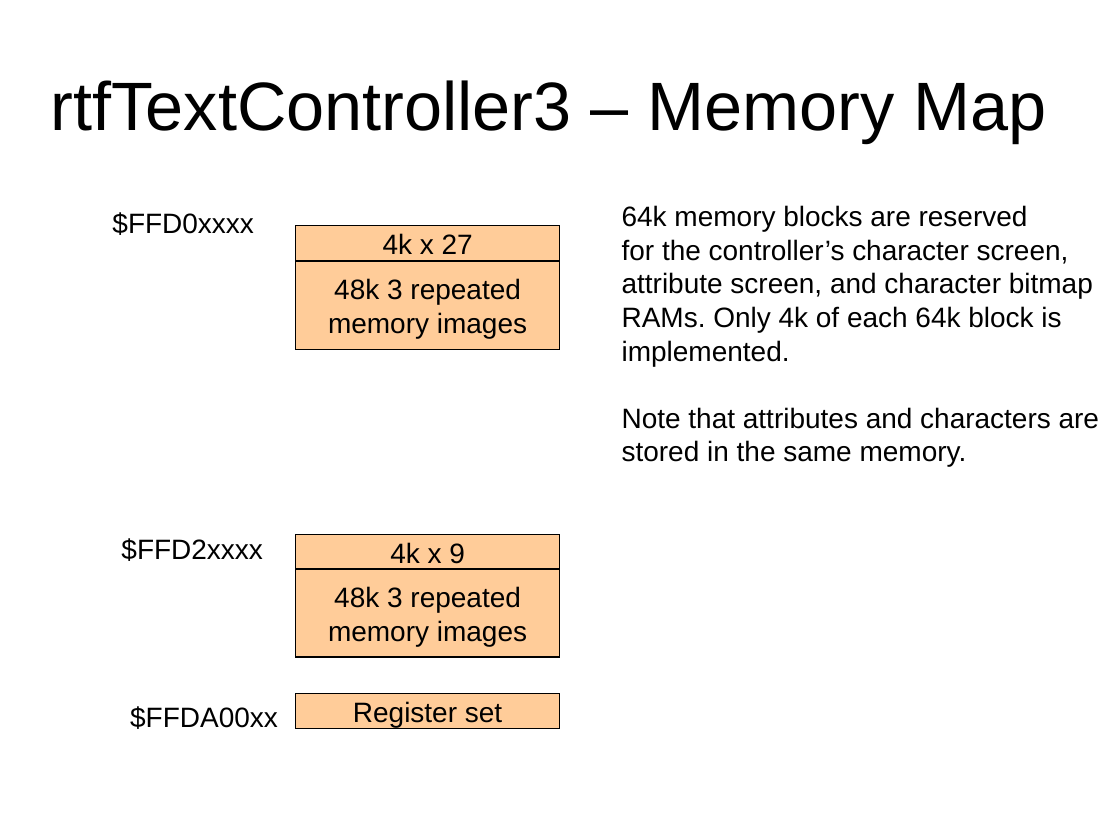
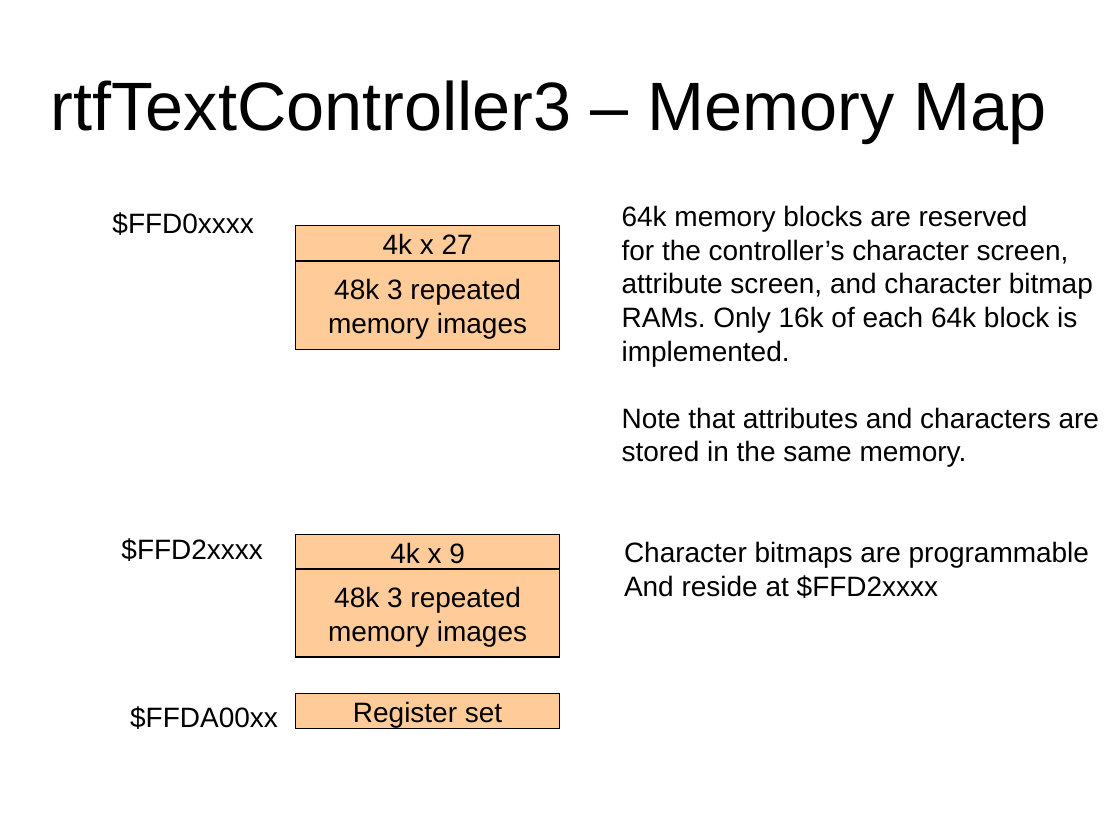
Before and after one commit to robfinch/Cores, a slide deck: slide 5 of video/trunk/docs/rtfTextController3.ppt (slide 2 before the commit). Drawn at 1120x840 pixels with LibreOffice and Linux fonts; fonts in the diff are those of the drawing. Boxes give left, top, right and bottom in pixels: in the first picture for what was removed or moved away, otherwise in the second. Text is boxed around its words. In the diff, an @@ line names an element or a change of style, - is before the commit and + after.

Commit message:
Text Controller - Doc update

```diff
--- a/video/trunk/docs/rtfTextController3.ppt
+++ b/video/trunk/docs/rtfTextController3.ppt
@@ text at bbox=[622, 306, 1077, 332]: text changed @@
-RAMs. Only 4k of each 64k block is
+RAMs. Only 16k of each 64k block is
@@ text added at bbox=[624, 541, 1089, 598], 18 pt, text #000000 @@
+Character bitmaps are programmable
+And reside at $FFD2xxxx
```
Also in this commit, not shown: 2 other slides changed, 2 slides added, 1 other file.
